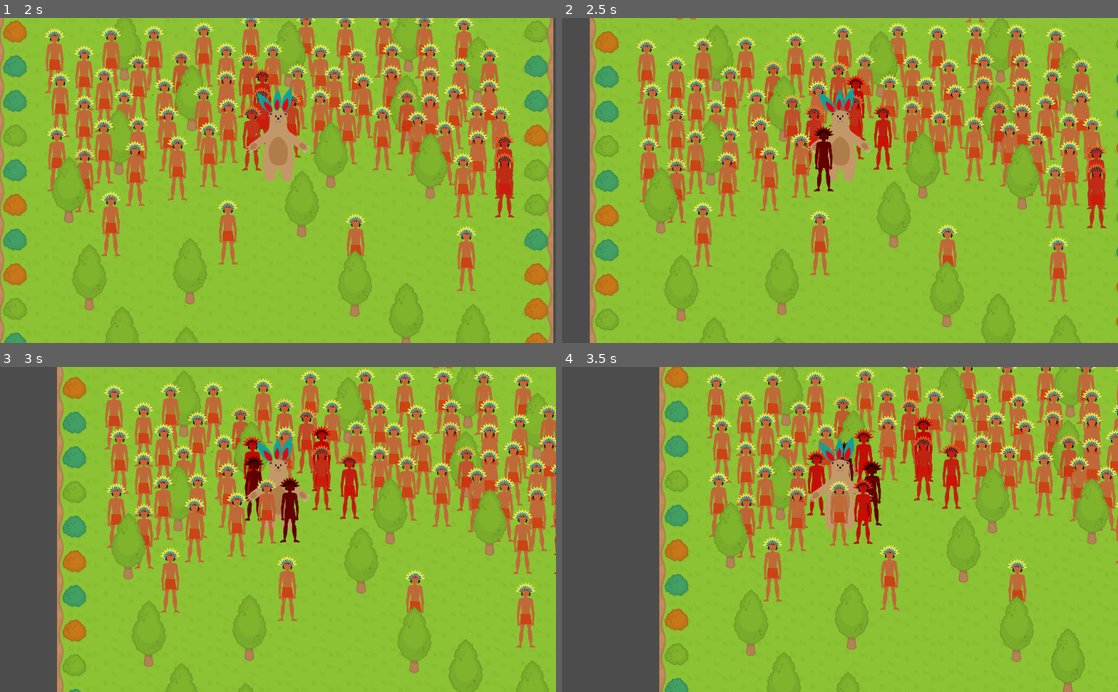
Above: before the commit, frames 1-4 (two rows, left to right).
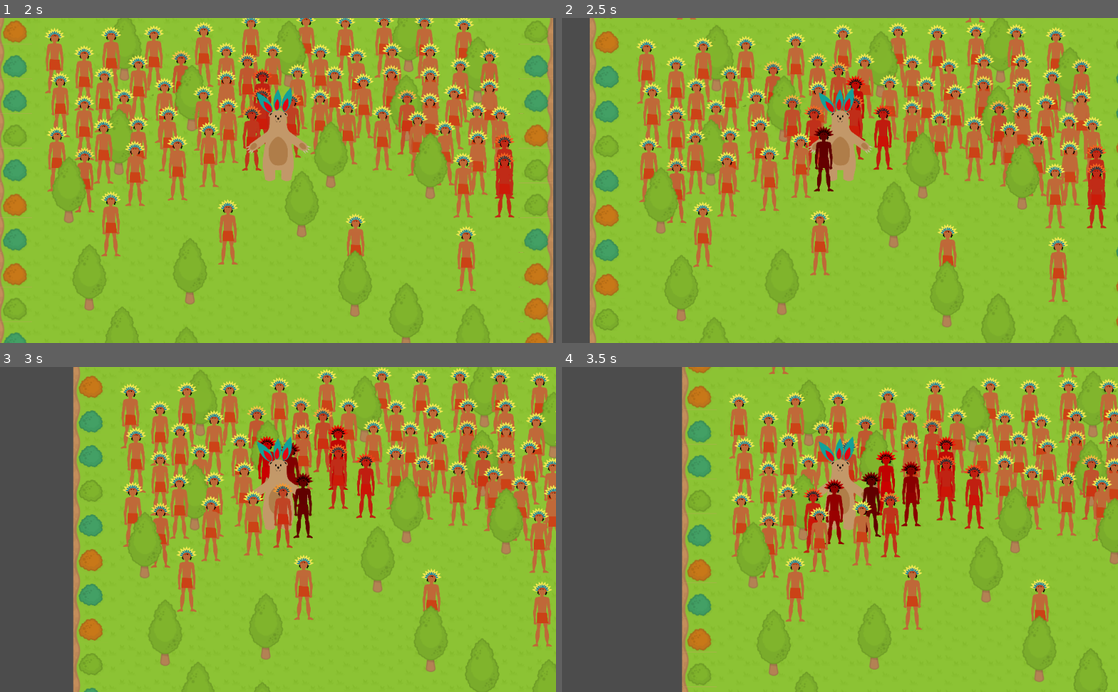
Above: after the commit, the same moments.

Repository: lendroit/welcome_thomas
Game: Godot game, scene res://World.tscn
Same seed, same stepped clock (60 frames per second), same inputs: the game is played once before the commit and once after it.
Inputs:
- Up to frame 1 (2 s): tap Enter (ui_accept) at 0.5, 0.77, 1.52 s; hold Up (ui_up) from 0.53 s (still down)
- Up to frame 2 (2.5 s): release Up (ui_up) at 2.03 s; hold Left (ui_left) from 2.03 s (still down)
- Up to frame 3 (3 s): keep holding Left (ui_left)
- Up to frame 4 (3.5 s): keep holding Left (ui_left); tap Enter (ui_accept) at 3.02 s

Frame 1 is identical in both runs. In frame 2, 0.1% of the frame differs, in the area x 44-55%, y 11-44%; in frame 3, 40%, in the area x 10-100%, y 0-100%; in frame 4, 35%.

Commit message:
feature: Restart game button

Diff:
--- a/Gui/Gui.tscn
+++ b/Gui/Gui.tscn
@@ -20,3 +20,13 @@
 __meta__ = {
 "_edit_use_anchors_": false
 }
+
+[node name="Button" type="Button" parent="PlayerWonLabel"]
+margin_left = 460.236
+margin_top = 353.396
+margin_right = 521.236
+margin_bottom = 373.396
+text = "Rejouer"
+__meta__ = {
+"_edit_use_anchors_": false
+}
--- a/World.gd
+++ b/World.gd
@@ -4,12 +4,14 @@
 onready var mayans = $Mayans
 onready var dropOffrandeArea = $DropOffrandeArea
 onready var playerWonLabel = $Gui/PlayerWonLabel
+onready var replayButton = $Gui/PlayerWonLabel/Button
 
 
 # Called when the node enters the scene tree for the first time.
 func _ready():
 	dropOffrandeArea.connect('body_entered', self, "_body_entered_drop_zone")
 	player.connect('player_won', self, "_player_won")
+	replayButton.connect("pressed", self, "_restart_game")
 	for child in mayans.get_children():
 		var maya = child as GenericMayan
 		maya.player = player
